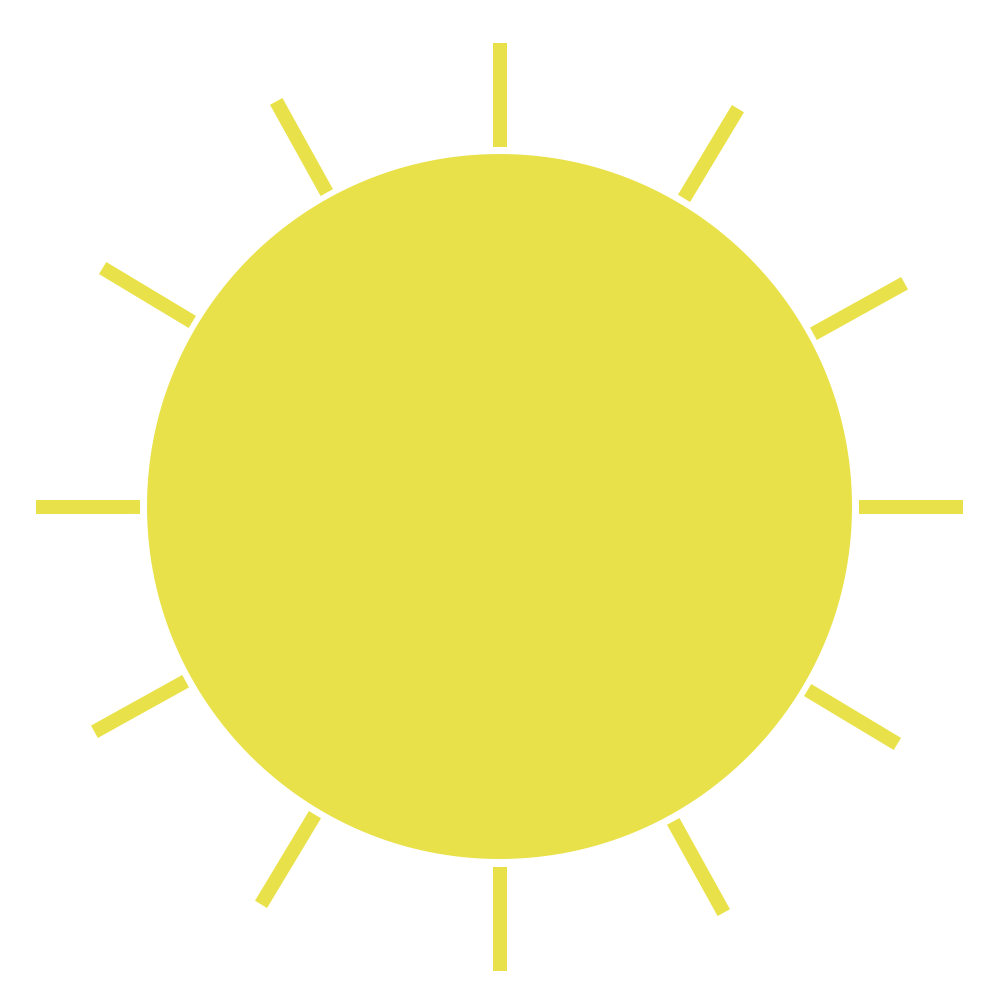
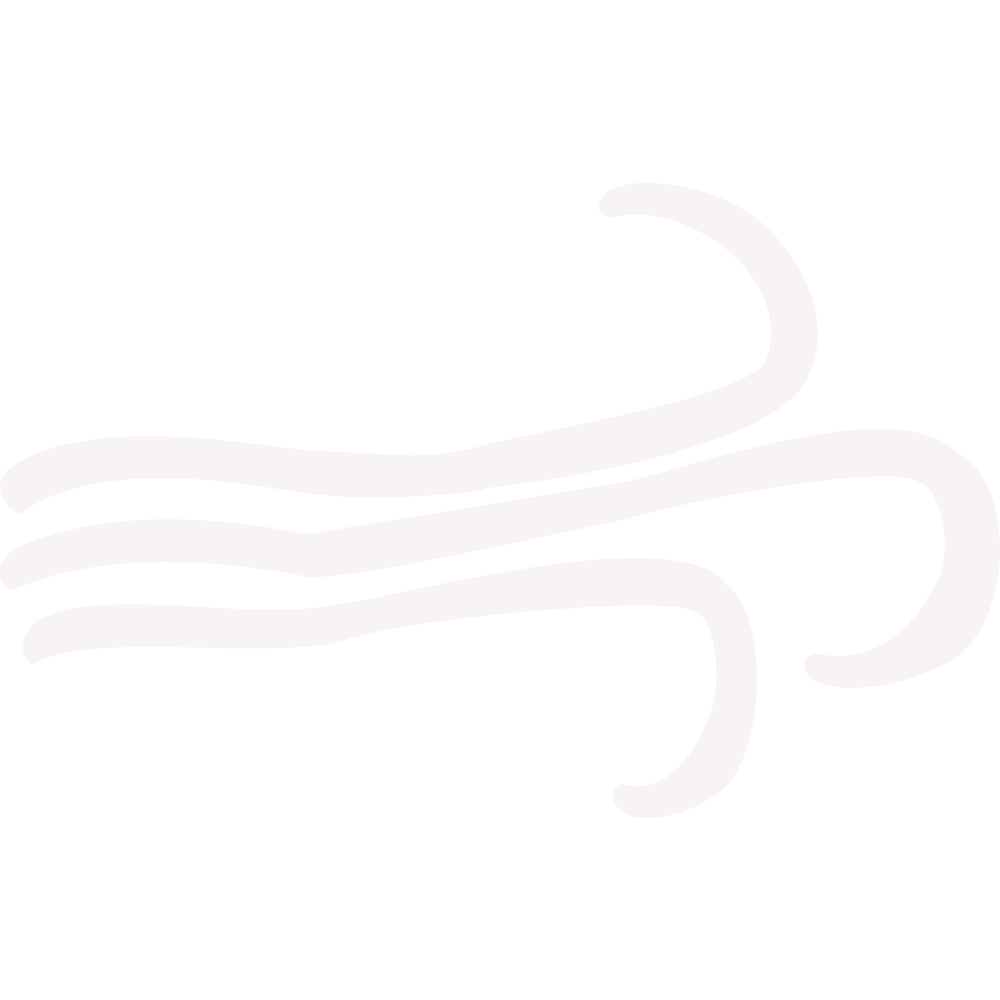
Comparing the layer stacks of the two 1000 × 1000 images. Changes:
showed group "Breeze" (3 layers) over [0, 183, 1000, 818]
painted on "Breeze 3" over [23, 545, 757, 818]
painted on "Breeze 2" over [0, 429, 1000, 688]
painted on "Breeze 1" over [0, 183, 818, 514]
hid group "Sun" (15 layers) over [0, 43, 1000, 971]
painted on "Center" over [120, 120, 882, 882]
painted on "Ray 13" over [493, 43, 507, 147]
painted on "Ray 12" over [270, 98, 333, 196]
painted on "Ray 11" over [99, 262, 196, 328]
painted on "Ray 10" over [1, 494, 140, 514]
painted on "Ray 9" over [91, 675, 189, 738]
painted on "Ray 8" over [255, 811, 321, 908]
painted on "Ray 7" over [493, 867, 507, 971]
painted on "Ray 6" over [667, 818, 730, 916]
painted on "Ray 5" over [804, 684, 901, 750]
painted on "Ray 4" over [859, 494, 997, 514]
painted on "Ray 3" over [810, 277, 908, 340]
painted on "Ray 2" over [678, 105, 744, 202]
painted on "Ray 1" over [493, 43, 507, 147]
